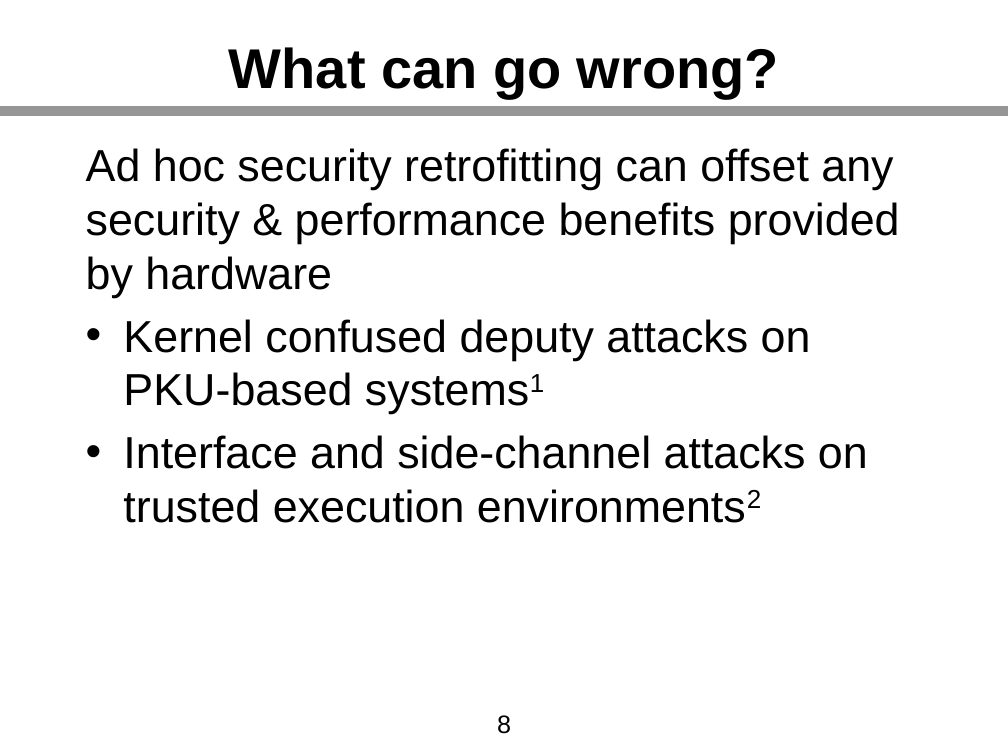
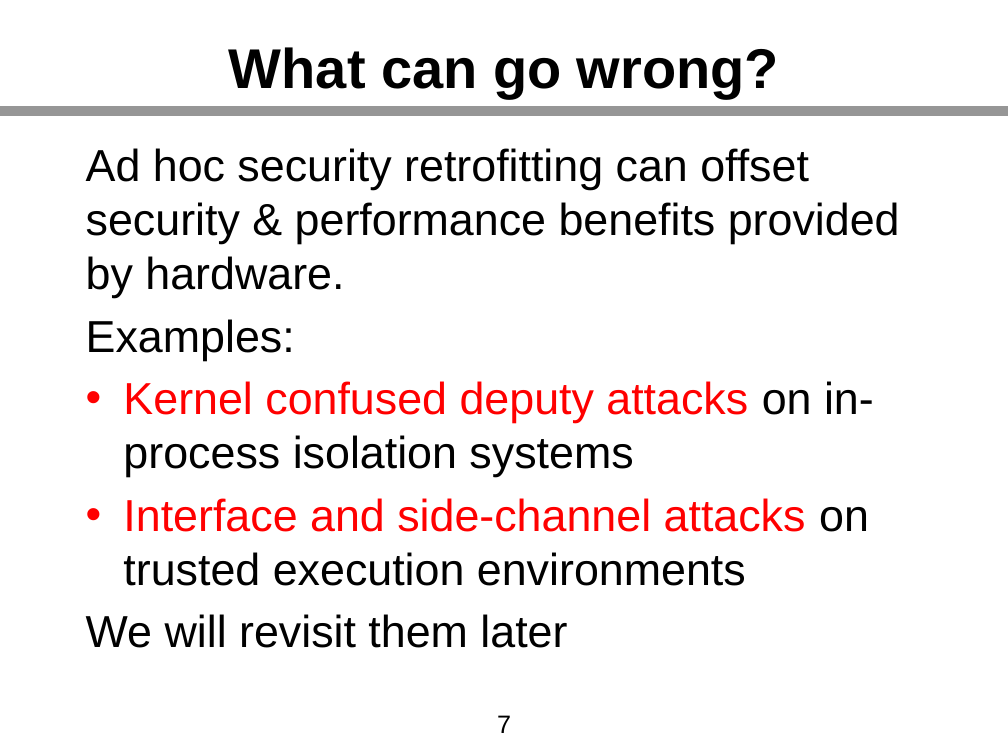
Before and after one commit to kha-dinh/kha-dinh.github.io, a slide deck: slide 7 of assets/pdf/thesis_slides.pptx (slide 8 before the commit). Drawn at 1008x756 pixels with LibreOffice and Linux fonts; fonts in the diff are those of the drawing. Boxes give left, top, right and bottom in pixels: in the first picture for what was removed or moved away, otherwise in the second. Text is boxed around its words. In the diff, an @@ line names an element or a change of style, - is before the commit and + after.

```diff
--- a/assets/pdf/thesis_slides.pptx
+++ b/assets/pdf/thesis_slides.pptx
@@ text at (86, 148, 900, 648): text changed @@
-Ad hoc security retrofitting can offset any security & performance benefits provided by hardware
-• Kernel confused deputy attacks on PKU-based systems1
-• Interface and side-channel attacks on trusted execution environments2
+Ad hoc security retrofitting can offset security & performance benefits provided by hardware.
+Examples:
+• Kernel confused deputy attacks on in-process isolation systems
+• Interface and side-channel attacks on trusted execution environments
+We will revisit them later
@@ page number at (497, 715, 511, 733): text changed @@
-8
+7
```
Also in this commit, not shown: 19 other slides changed, 66 slides added, 18 slides removed, 1 other file.
